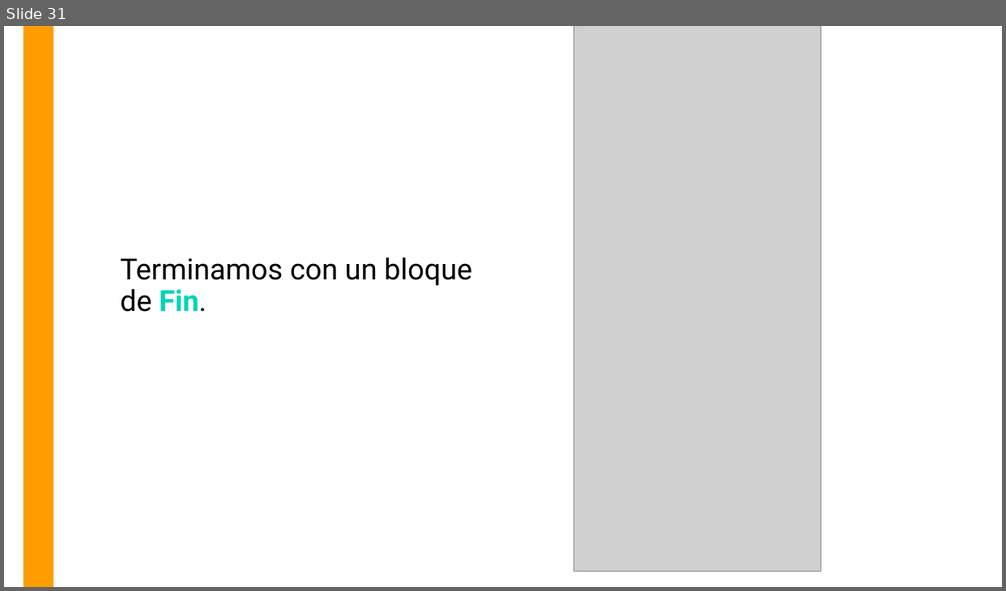
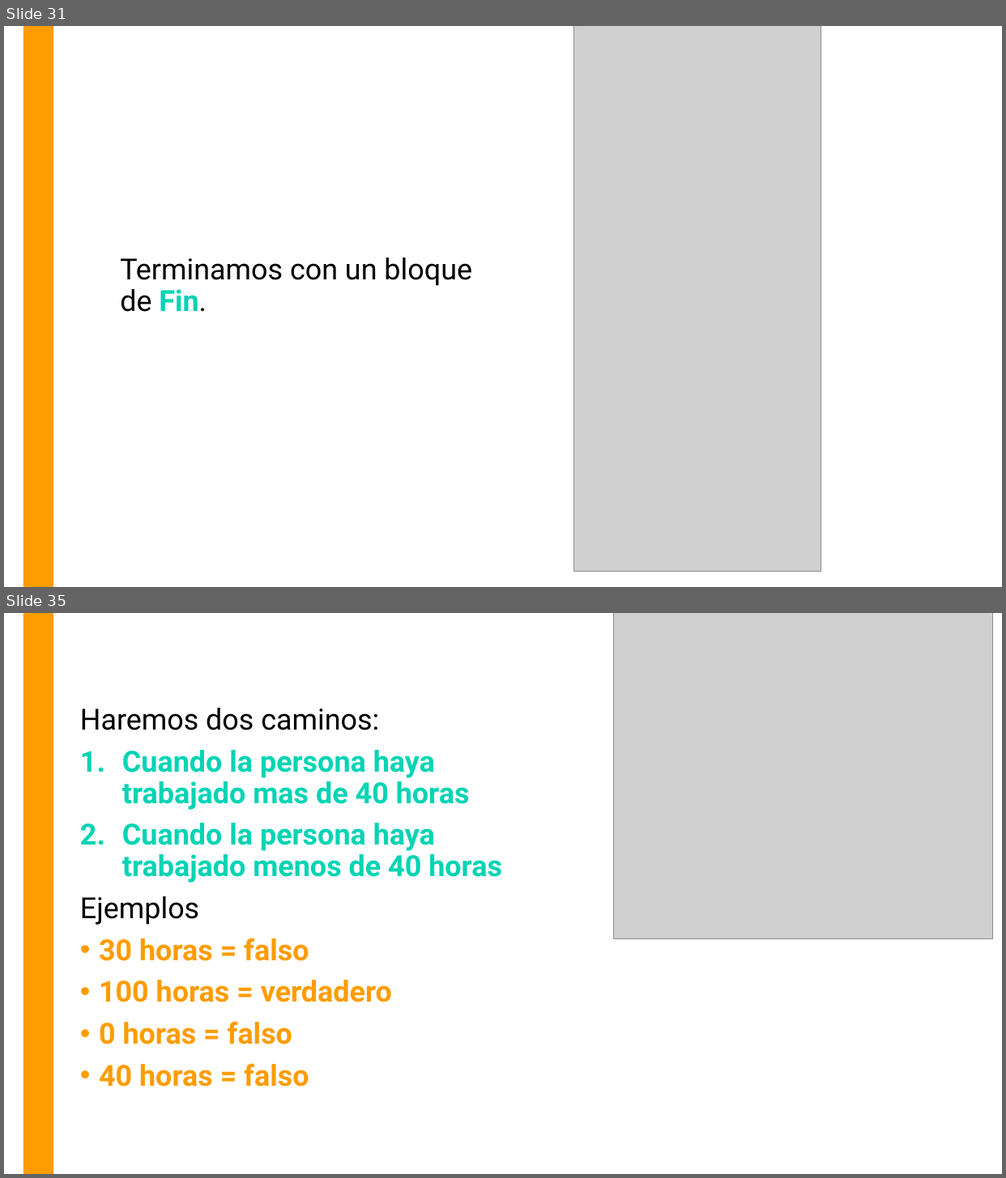
Before and after one commit to OMardil/INFO1_MOD4-Intro-a-Java, a slide deck: 01 Presentacion/INFO1_MOD4-Algoritmos_y_Diagramas.pptx. Shown one above the other, each under a label of ours: slide 31 before the commit, slides 31 and 35 after it; the slides between them are not shown. The pictures are 1006x591 and 1006x1178 pixels, drawn with LibreOffice and Linux fonts; fonts in the diff are those of the drawing; grey boxes stand for pictures. Boxes give left, top, right and bottom in pixels: in the first picture for what was removed or moved away, otherwise in the second. Text is boxed around its words. In the diff, an @@ line names an element or a change of style, - is before the commit and + after.

```diff
--- a/01 Presentacion/INFO1_MOD4-Algoritmos_y_Diagramas.pptx
+++ b/01 Presentacion/INFO1_MOD4-Algoritmos_y_Diagramas.pptx
@@ slide 35 added at (x1=4, y1=613, x2=1002, y2=1174), background #FFFFFF; not listed: 1 template element that a slide beside it also shows @@
@@ picture added at (x1=613, y1=613, x2=993, y2=939) @@
@@ text added at (x1=80, y1=708, x2=502, y2=1087), 28 pt, text #01D4B4, bold @@
+Haremos dos caminos:
+1. Cuando la persona haya trabajado mas de 40 horas
+2. Cuando la persona haya trabajado menos de 40 horas
+Ejemplos
+• 30 horas = falso
+• 100 horas = verdadero
+• 0 horas = falso
+• 40 horas = falso
```
Also in this commit, not shown: 2 slides changed, 5 other slides added, 1 other file.
